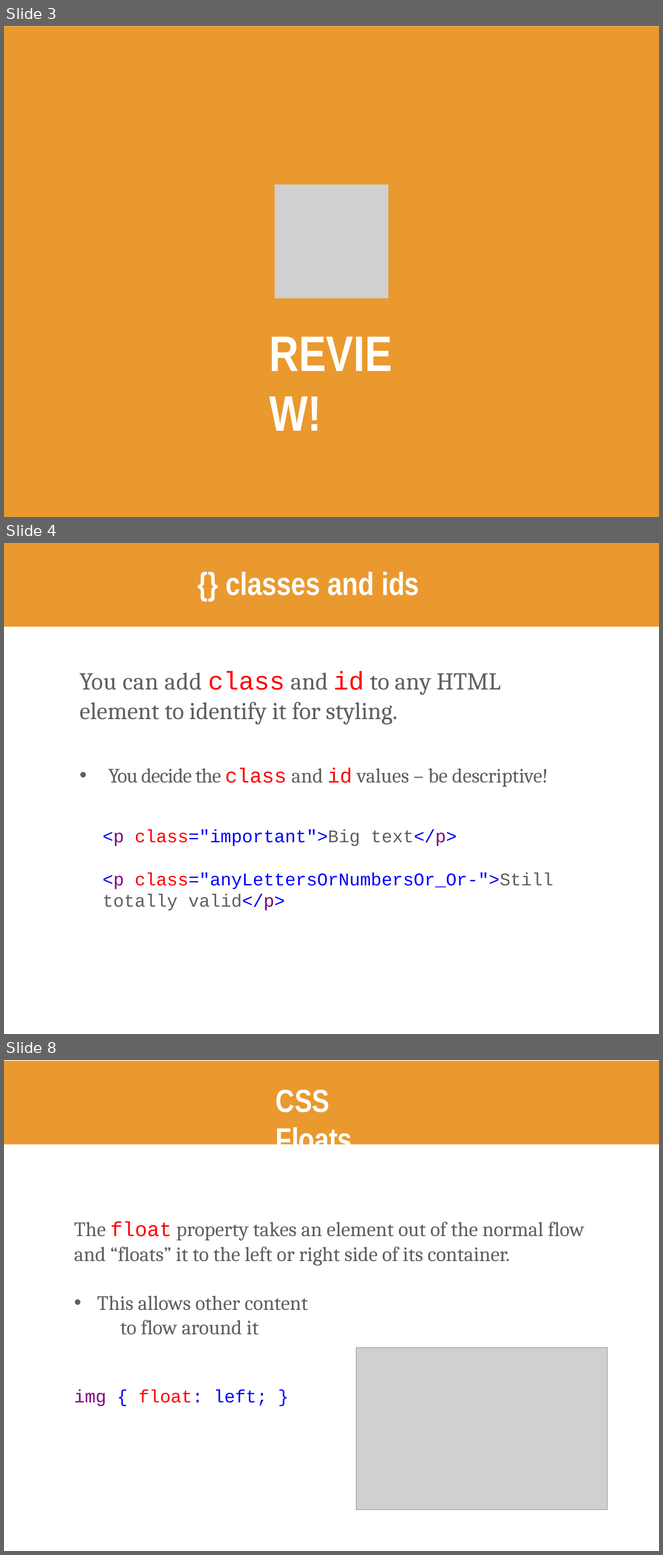
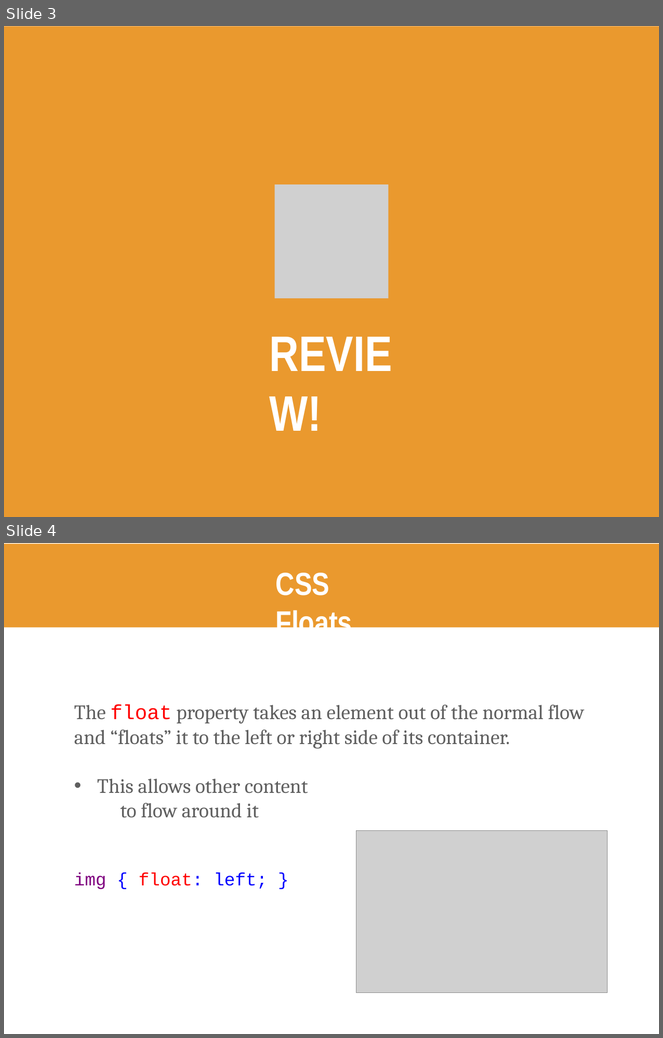
Before and after one commit to kweeket/kweeket.github.io, a slide deck: slides/week-5.pptx. Shown one above the other, each under a label of ours: slides 3, 4 and 8 before the commit, slides 3 and 4 after it; the slides between them are not shown. The pictures are 663x1555 and 663x1038 pixels, drawn with LibreOffice and Linux fonts; fonts in the diff are those of the drawing; grey boxes stand for pictures. Boxes give left, top, right and bottom in pixels: in the first picture for what was removed or moved away, otherwise in the second. Text is boxed around its words. In the diff, an @@ line names an element or a change of style, - is before the commit and + after.

```diff
--- a/slides/week-5.pptx
+++ b/slides/week-5.pptx
@@ slide 4 removed at [4, 543, 659, 1034], background #FFFFFF @@
@@ freeform shape removed at [4, 543, 659, 627] @@
@@ title removed at [226, 572, 419, 596] @@
-{} classes and ids
@@ text removed at [79, 671, 554, 911] @@
-You can add class and id to any HTML element to identify it for styling.
-• You decide the class and id values – be descriptive!
-  <p class="important">Big text</p>
-  <p class="anyLettersOrNumbersOr_Or-">Still totally valid</p>
@@ what was slide 8 is now slide 4 @@
```
Also in this commit, not shown: 2 slides changed, 3 other slides removed, 4 other files.
